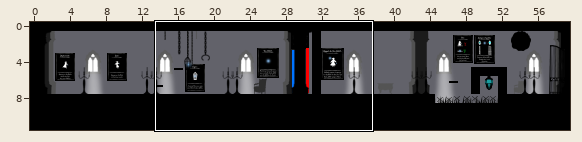
An edit to a level. Tiled map (JSON), assets/tilemaps/tuto.json. Above: a wide view before the commit, with the close-up outlined.
Close-up. Before:
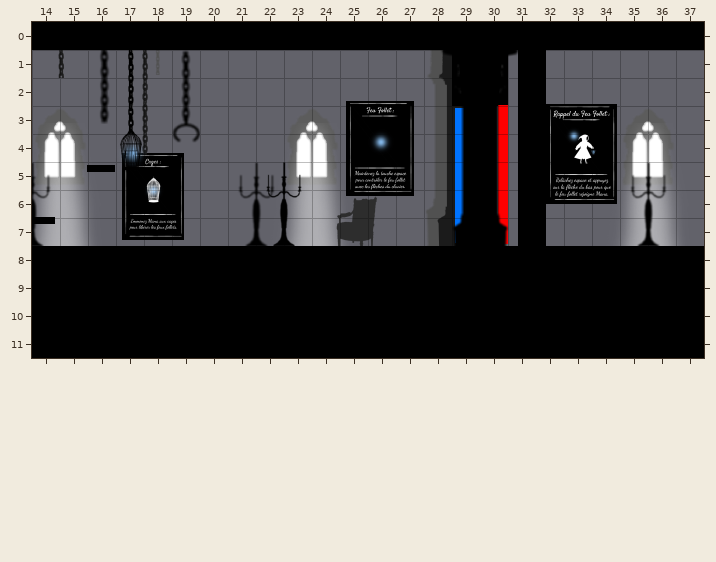
Cells are 64x64 px. Shown: x 14..37, y 0..11. The commit also changed other parts of the map, which this record leaves out.
And afterwards:
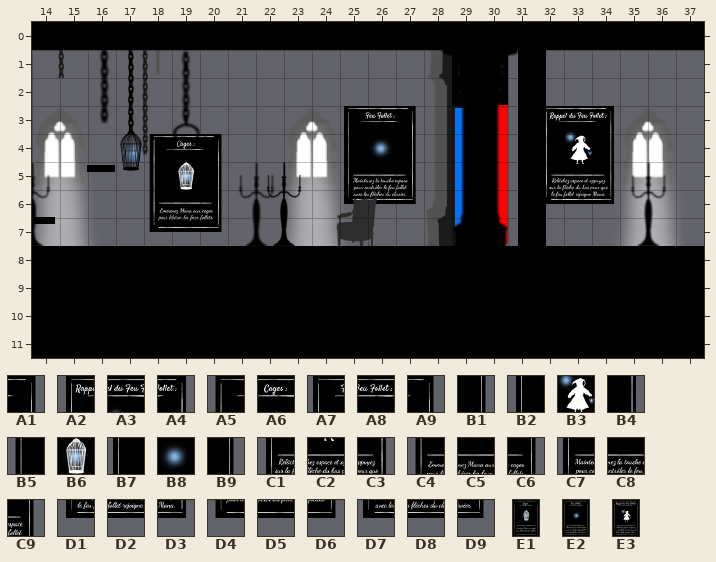
Key: from "TutoTileset": A1 2, A2 9, A3 10, A4 11, A5 12, A6 13, A7 18, A8 19, A9 20, B1 23, B2 30, B3 31, B4 32, B5 33, B6 34, B7 39, B8 40, B9 41, C1 51, C2 52, C3 53, C4 54, C5 55, C6 56, C7 60, C8 61, C9 62, D1 72, D2 73, D3 74, D4 75, D5 76, D6 77, D7 81, D8 82, D9 83; from "UI": E1 0 "TutoCages", E2 2 "TutoFF", E3 6 "TutoRappel".
__ is an empty cell.
Objects are placed by their top-left corner, in cells (3,4 is the top-left corner of cell 3,4); size is 1x1 cell unless given.
Tiles of an added or newly shown layer are drawn over the layers below it.
Log entry: tentative tuto + switch lvl 1
Difference:
Layer "Tuto" (removed):
removed: E2 "TutoFF" at 25.2,2.8 size 2.4x3.4
removed: E3 "TutoRappel" at 32.4,2.9 size 2.5x3.6
removed: E1 "TutoCages" at 17.2,4.7 size 2.2x3.1
Layer "Tuto" (added):
y 3: x 25..27 __ __ __ -> A7 A8 A9; x 32..34 __ __ __ -> A2 A3 A4
y 4: x 18..20 __ __ __ -> A5 A6 A1; x 25..27 __ __ __ -> B7 B8 B9; x 32..34 __ __ __ -> B2 B3 B4
y 5: x 18..20 __ __ __ -> B5 B6 B1; x 25..27 __ __ __ -> C7 C8 C9; x 32..34 __ __ __ -> C1 C2 C3
y 6: x 18..20 __ __ __ -> C4 C5 C6; x 25..27 __ __ __ -> D7 D8 D9; x 32..34 __ __ __ -> D1 D2 D3
y 7: x 18..20 __ __ __ -> D4 D5 D6
Boxes around the changes in both close-ups, in picture pixels (x1, y1, x2, y2):
changed: (344, 101, 416, 204)
changed: (546, 104, 617, 204)
changed: (122, 134, 222, 240)
